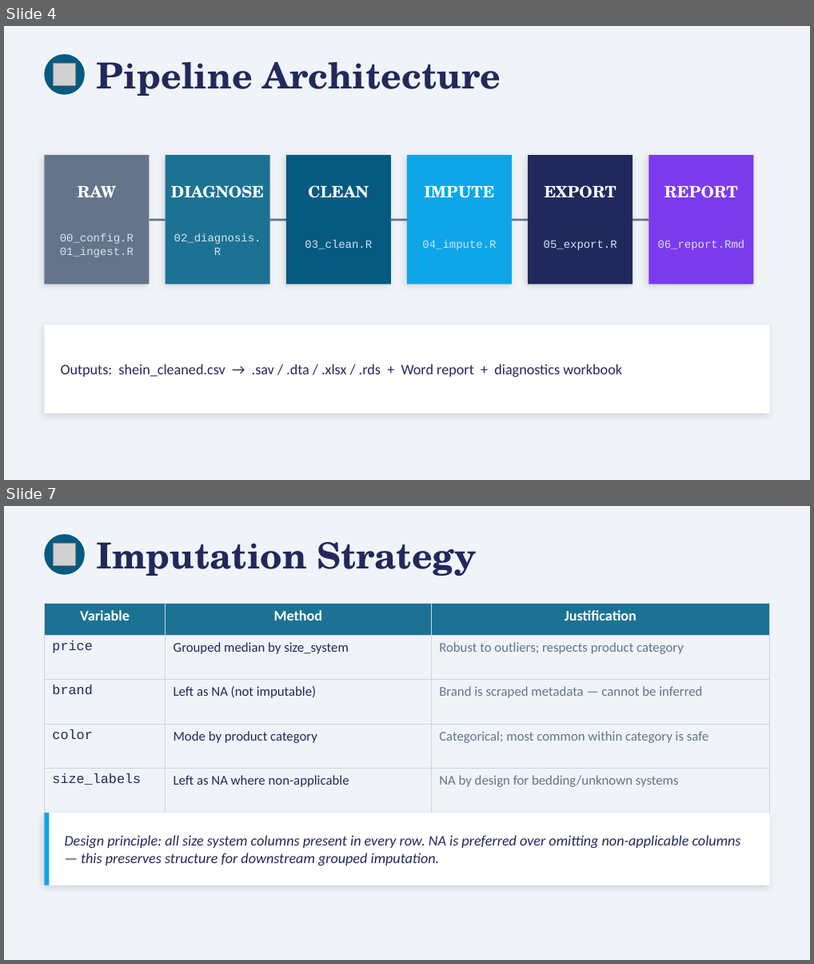
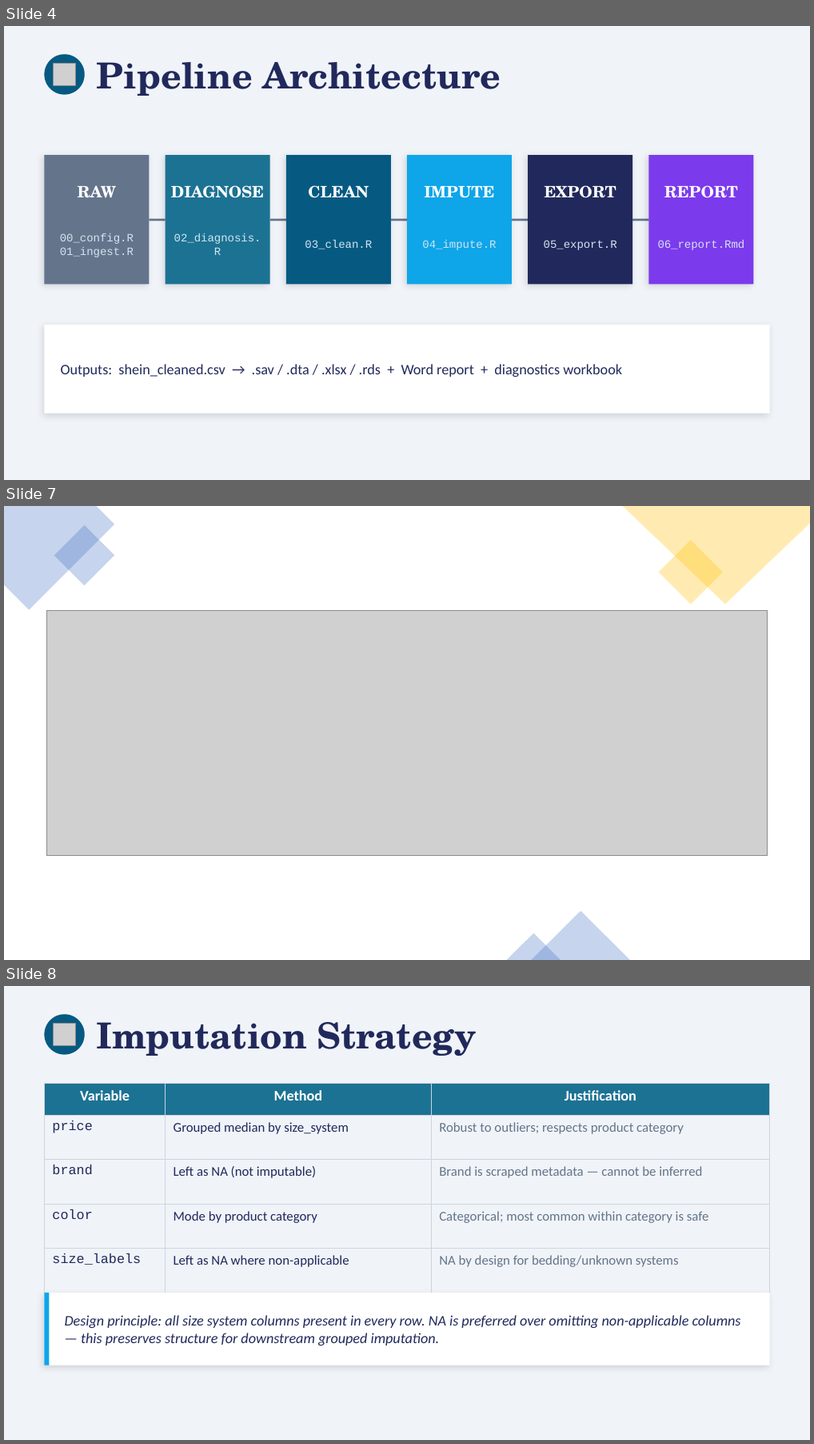
Before and after one commit to NMelville2000/Shein_Data_Cleaning_Assignment, a slide deck: SHEIN_Data_Cleaning_Presentation.pptx. Shown one above the other, each under a label of ours: slides 4 and 7 before the commit, slides 4, 7 and 8 after it; the slides between them are not shown. The pictures are 814x964 and 814x1444 pixels, drawn with LibreOffice and Linux fonts; fonts in the diff are those of the drawing; grey boxes stand for pictures. Boxes give left, top, right and bottom in pixels: in the first picture for what was removed or moved away, otherwise in the second. Text is boxed around its words. In the diff, an @@ line names an element or a change of style, - is before the commit and + after.

```diff
--- a/SHEIN_Data_Cleaning_Presentation.pptx
+++ b/SHEIN_Data_Cleaning_Presentation.pptx
@@ slide 7 added at (4,506,810,960), background #FFFFFF @@
@@ freeform shape added at (4,506,114,610), fill #4472C4 at 30% opacity @@
@@ rectangle added at (54,525,114,586), fill #4472C4 at 30% opacity @@
@@ freeform shape added at (622,506,810,604), fill #FFC000 at 30% opacity @@
@@ rectangle added at (659,540,723,604), fill #FFC000 at 30% opacity @@
@@ picture added at (46,610,768,855) @@
@@ triangle added at (531,911,630,960), fill #4472C4 at 30% opacity @@
@@ triangle added at (507,932,562,959), fill #4472C4 at 30% opacity @@
@@ what was slide 7 is now slide 8 @@
```
Also in this commit, not shown: 5 slides changed, 2 other files.
